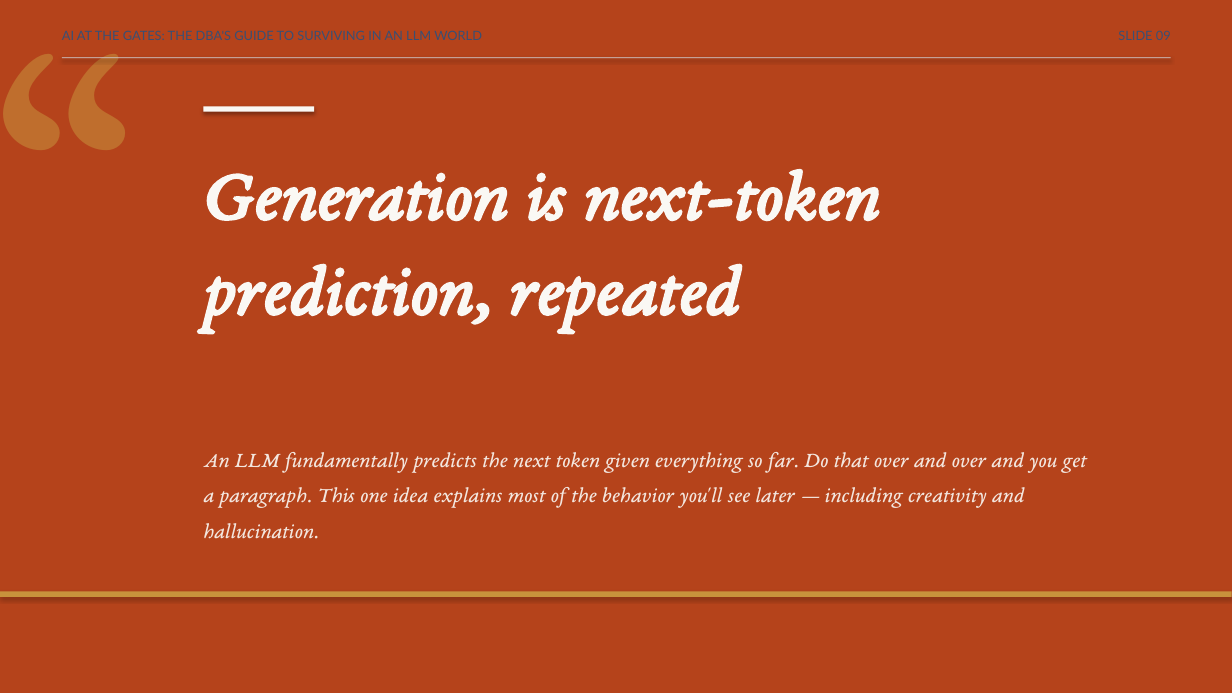
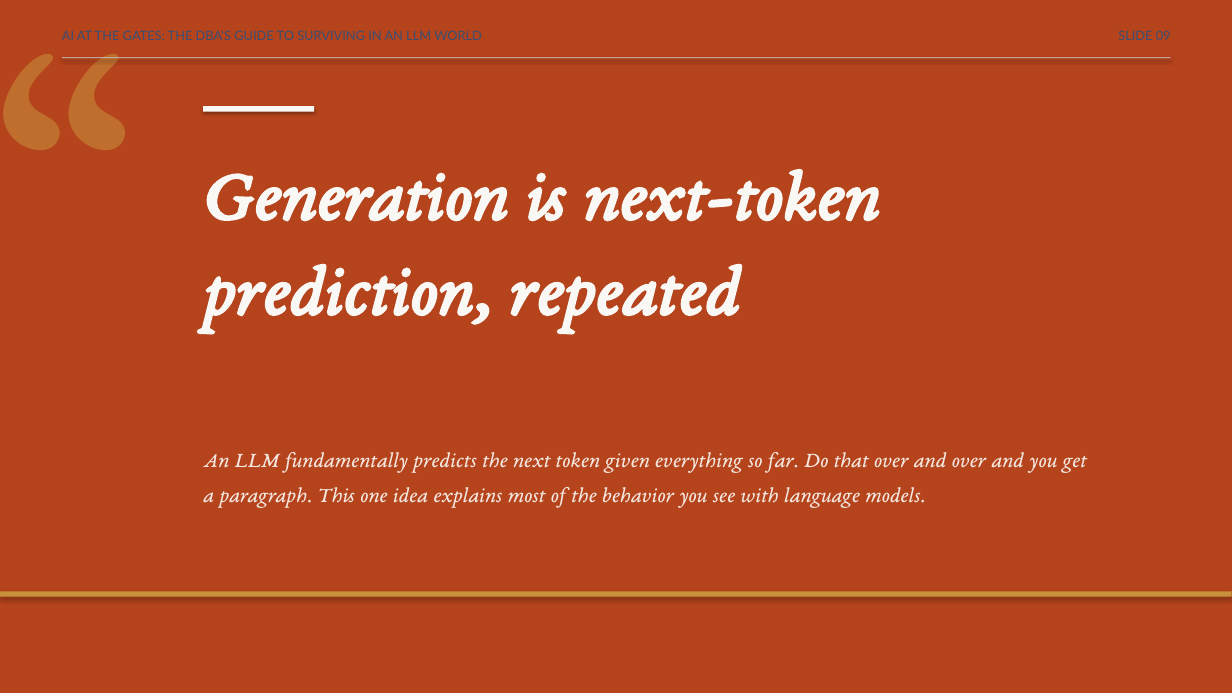
Before and after one commit to feaselkl/AI-at-the-Gates, a slide deck: slide 9 of slides/scenic-city-aigates-precon.pptx. Drawn at 1232x693 pixels with LibreOffice and Linux fonts; fonts in the diff are those of the drawing. Boxes give left, top, right and bottom in pixels: in the first picture for what was removed or moved away, otherwise in the second. Text is boxed around its words. In the diff, an @@ line names an element or a change of style, - is before the commit and + after.

```diff
--- a/slides/scenic-city-aigates-precon.pptx
+++ b/slides/scenic-city-aigates-precon.pptx
@@ text "“" rewrapped from [0,0,407,333] to [0,0,407,363] @@
@@ text at [203,452,1087,508]: text changed @@
-An LLM fundamentally predicts the next token given everything so far. Do that over and over and you get a paragraph. This one idea explains most of the behavior you'll see later — including creativity and hallucination.
+An LLM fundamentally predicts the next token given everything so far. Do that over and over and you get a paragraph. This one idea explains most of the behavior you see with language models.
```
Also in this commit, not shown: 109 other slides changed, 1 slide added, 1 slide removed.
